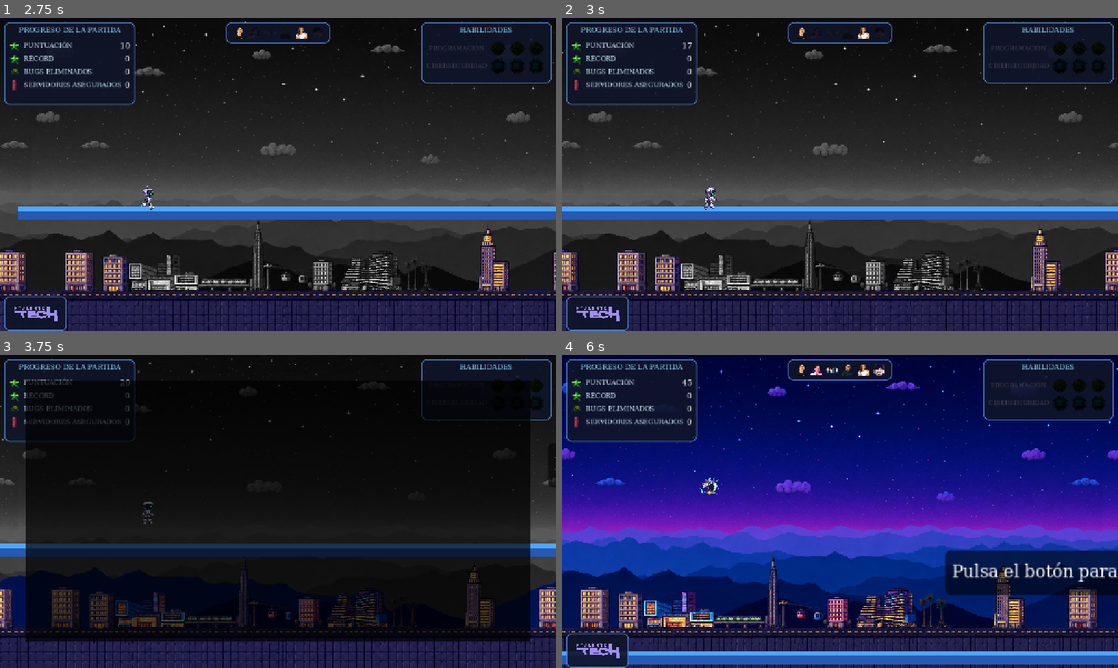
Above: before the commit, frames 1-4 (two rows, left to right).
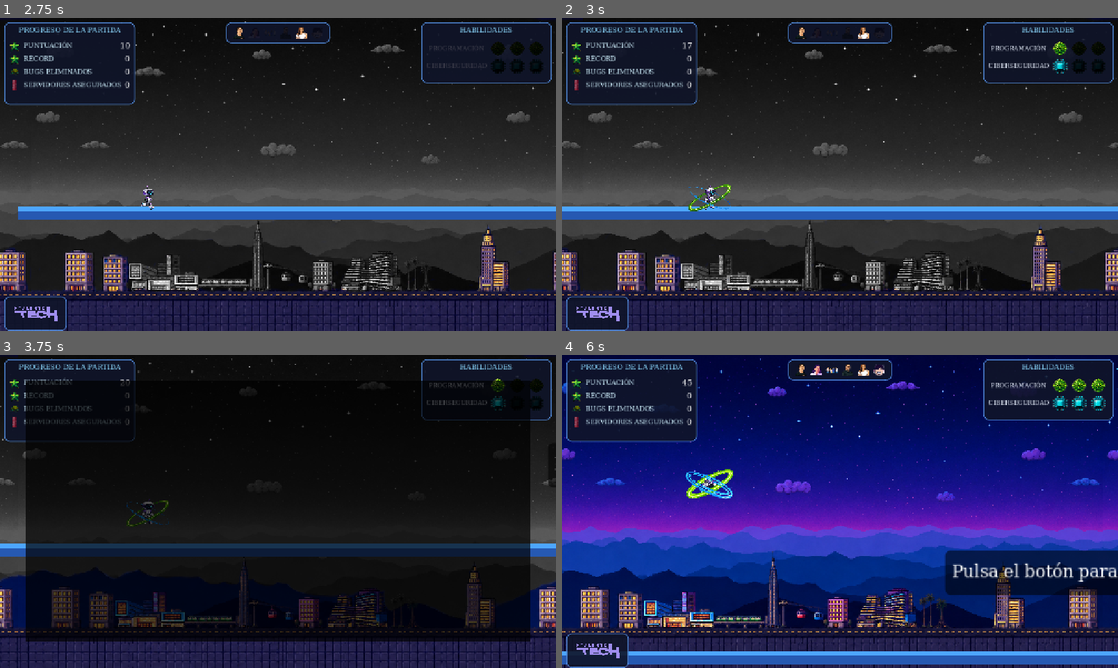
Above: after the commit, the same moments.

Repository: CentroCFJC/TalentoTech_VideoGame
Game: Godot game, scene res://scenes/Main.tscn
Two runs of this game, one before a commit and one after it. Both use one fixed random seed, a clock stepped at 60 frames per second and the inputs below.
Inputs:
- Up to frame 1 (2.75 s): tap Enter (ui_accept) at 0.5 s; tap V at 0.6, 1.55, 2.1 s; tap Space (jump) at 0.77, 1.52 s; tap P at 0.8, 1.35, 2.3 s
- Up to frame 2 (3 s): tap P at 2.85 s
- Up to frame 3 (3.75 s): tap Space (jump) at 3.02 s; tap V at 3.05, 3.6 s
- Up to frame 4 (6 s): tap Space (jump) at 3.77, 4.52 s; tap P at 3.8, 4.35, 5.3, 5.85 s; tap V at 4.55, 5.1 s

Frame 1 is identical in both runs. In frame 2, 0.6% of the frame differs, in the area x 22-91%, y 7-62%; in frame 3, 0.3%; in frame 4, 1.2%, in the area x 22-98%, y 7-46%.

Commit message:
feat: Implement skill ring system with stack management and update player mechanics

Diff:
--- a/scenes/Player.tscn
+++ b/scenes/Player.tscn
@@ -1,6 +1,7 @@
 [gd_scene load_steps=5 format=3 uid="uid://player001"]
 
 [ext_resource type="Script" path="res://scripts/Player.gd" id="1"]
+[ext_resource type="Script" path="res://scripts/SkillRingManager.gd" id="2"]
 [ext_resource type="AudioStream" path="res://assets/audio/fx/jump.mp3" id="3"]
 [ext_resource type="AudioStream" path="res://assets/audio/fx/double_jump.mp3" id="4"]
 
@@ -12,6 +13,9 @@
 collision_mask = 18
 z_index = 1
 script = ExtResource("1")
+
+[node name="SkillRingManager" type="Node2D" parent="."]
+script = ExtResource("2")
 
 [node name="AnimatedSprite2D" type="AnimatedSprite2D" parent="."]
 position = Vector2(0, -4.5)
--- a/scripts/HUD.gd
+++ b/scripts/HUD.gd
@@ -624,7 +624,7 @@
 	else:
 		data.label.add_theme_color_override("font_color", Color(0.25, 0.25, 0.3, 1.0))
 
-func _on_powerup_changed(type: String, active: bool) -> void:
+func _on_powerup_changed(type: String, _stacks: int) -> void:
 	_update_skill_row(type)
 
 func _on_max_stacks_changed(value: int) -> void:
--- a/scripts/Player.gd
+++ b/scripts/Player.gd
@@ -34,7 +34,7 @@
 var jumps_remaining: int = MAX_JUMPS
 var _jump_lockout_timer: float = 0.0
 
-signal powerup_changed(type: String, active: bool)
+signal powerup_changed(type: String, stacks: int)
 
 # Get gravity from project settings
 var gravity: float = ProjectSettings.get_setting("physics/2d/default_gravity")
@@ -43,6 +43,7 @@
 @onready var collision_shape: CollisionShape2D = $CollisionShape2D
 @onready var jump_sfx: AudioStreamPlayer2D = $JumpSFX
 @onready var double_jump_sfx: AudioStreamPlayer2D = $DoubleJumpSFX
+@onready var skill_ring_manager: Node2D = $SkillRingManager
 
 func _ready() -> void:
 	add_to_group("player")
@@ -91,6 +92,7 @@
 			if sprite:
 				sprite.modulate = Color.WHITE
 				sprite.play("run")
+			_update_skill_rings()
 			set_physics_process(true)
 		GameManager.State.TITLE:
 			set_physics_process(false)
@@ -99,16 +101,29 @@
 			set_physics_process(false)
 			visible = false
 
-# ── DEBUG: Simula la obtención de una key con la tecla V ─────
-# Eliminar este bloque antes de la versión final.
+# ── DEBUG: Simula powerups con teclas ─────
 func _unhandled_input(event: InputEvent) -> void:
-	if not (event is InputEventKey and event.keycode == KEY_V and event.pressed and not event.echo):
+	if not (event is InputEventKey and event.pressed and not event.echo):
 		return
 	if GameManager.current_state != GameManager.State.PLAYING:
 		return
-	if GameManager.keys_collected >= 6:
-		return
-	apply_powerup("key", 0.0)
+
+	match event.keycode:
+		KEY_V:
+			if GameManager.keys_collected >= 6:
+				return
+			apply_powerup("key", 0.0)
+		KEY_P:
+			var code_stacks := GameManager.GetStackCount("code")
+			var cpu_stacks := GameManager.GetStackCount("cpu")
+			if code_stacks >= GameManager.max_stacks_per_powerup and cpu_stacks >= GameManager.max_stacks_per_powerup:
+				GameManager.ResetAllStacks()
+			else:
+				GameManager.AddStack("code")
+				GameManager.AddStack("cpu")
+			_update_skill_rings()
+			emit_signal("powerup_changed", "code", GameManager.GetStackCount("code"))
+			emit_signal("powerup_changed", "cpu", GameManager.GetStackCount("cpu"))
 # ── END DEBUG ──
 
 func _process(delta: float) -> void:
@@ -310,6 +325,7 @@
 	if is_dead:
 		return
 	is_dead = true
+	_clear_skill_rings()
 	if cause == "fall":
 		GameManager.on_player_death(cause)
 		return
@@ -336,7 +352,9 @@
 		return false
 	var powerup_type: String = _cause_to_powerup.get(cause, "")
 	if powerup_type != "" and GameManager.ConsumeStack(powerup_type):
-		emit_signal("powerup_changed", powerup_type, GameManager.GetStackCount(powerup_type) > 0)
+		var stacks := GameManager.GetStackCount(powerup_type)
+		emit_signal("powerup_changed", powerup_type, stacks)
+		_update_skill_rings()
 		return true
 	die(cause)
 	return false
@@ -350,9 +368,21 @@
 		"code", "cpu":
 			SFXManager.play("correct-game-show-alert-499485")
 			GameManager.AddStack(type)
-			emit_signal("powerup_changed", type, GameManager.GetStackCount(type) > 0)
+			var stacks := GameManager.GetStackCount(type)
+			emit_signal("powerup_changed", type, stacks)
+			_update_skill_rings()
 		"key":
 			SFXManager.play("correct-game-show-alert-499485")
 			GameManager.keys_collected += 1
 			GameManager.keys_changed.emit(GameManager.keys_collected)
 			emit_signal("video_key_collected")
+
+func _update_skill_rings() -> void:
+	if skill_ring_manager and is_instance_valid(skill_ring_manager):
+		skill_ring_manager.set_code_stacks(GameManager.GetStackCount("code"))
+		skill_ring_manager.set_cpu_stacks(GameManager.GetStackCount("cpu"))
+
+func _clear_skill_rings() -> void:
+	if skill_ring_manager and is_instance_valid(skill_ring_manager):
+		skill_ring_manager.set_code_stacks(0)
+		skill_ring_manager.set_cpu_stacks(0)
--- /dev/null
+++ b/scripts/SkillRing.gd
@@ -0,0 +1,104 @@
+extends Node2D
+
+## SkillRing — Aro de habilidad con sprites de assets/barreras/.
+## Recorta la mitad superior/inferior y centra automáticamente según el
+## contenido real (píxeles no transparentes) de la imagen completa,
+## para que ambos halves queden correctamente alineados.
+
+@export var color_prefix: String = "green"
+@export var half: String = "back"
+@export var sprite_scale: float = 0.165
+
+const BASE_PATH: String = "res://assets/barreras/"
+
+var _stacks: int = 0
+var _sprite: Sprite2D = null
+var _textures: Array[Texture2D] = []
+var _ref_center_y: float = 0.0
+
+func _ready() -> void:
+	_load_textures()
+	_sprite = Sprite2D.new()
+	_sprite.centered = false
+	_sprite.scale = Vector2(sprite_scale, sprite_scale)
+	add_child(_sprite)
+	visible = false
+	_compute_reference_y()
+
+func _load_textures() -> void:
+	_textures.resize(3)
+	for i in range(3):
+		var path: String = BASE_PATH + color_prefix + "-" + str(i + 1) + ".png"
+		if ResourceLoader.exists(path):
+			_textures[i] = load(path)
+
+func _content_center(img: Image) -> Vector2:
+	var w: int = img.get_width()
+	var h: int = img.get_height()
+	var min_x: int = w
+	var min_y: int = h
+	var max_x: int = 0
+	var max_y: int = 0
+	var found: bool = false
+	for y in range(h):
+		for x in range(w):
+			if img.get_pixel(x, y).a > 0.01:
+				if x < min_x: min_x = x
+				if y < min_y: min_y = y
+				if x > max_x: max_x = x
+				if y > max_y: max_y = y
+				found = true
+	if not found:
+		return Vector2(w / 2.0, h / 2.0)
+	return Vector2((min_x + max_x) / 2.0, (min_y + max_y) / 2.0)
+
+func _compute_reference_y() -> void:
+	var tex: Texture2D = _textures[0]
+	if not tex:
+		return
+	var img: Image = tex.get_image()
+	if not img:
+		return
+	_ref_center_y = _content_center(img).y
+
+func set_stacks(value: int) -> void:
+	value = clampi(value, 0, _textures.size())
+	if value == _stacks:
+		return
+	_stacks = value
+	visible = _stacks > 0 and _sprite != null
+	if _stacks > 0 and _sprite:
+		_apply_texture(_stacks - 1)
+
+func _apply_texture(idx: int) -> void:
+	var tex: Texture2D = _textures[idx]
+	if not tex:
+		return
+	var img: Image = tex.get_image()
+	if not img:
+		return
+
+	var w: int = img.get_width()
+	var full_h: int = img.get_height()
+	var half_h: int = full_h / 2
+	var region: Rect2i
+	if half == "back":
+		region = Rect2i(0, 0, w, half_h)
+	else:
+		region = Rect2i(0, half_h, w, full_h - half_h)
+	var cropped: Image = img.get_region(region)
+	if not cropped:
+		return
+
+	# X: centrado por nivel (cada PNG puede tener el contenido en X diferente)
+	# Y: centrado por referencia del nivel 1 (consistente entre niveles)
+	var cc: Vector2 = _content_center(img)
+	var pos_x: float = -cc.x * sprite_scale
+	var pos_y: float
+	if half == "back":
+		pos_y = -_ref_center_y * sprite_scale
+	else:
+		pos_y = (-_ref_center_y + half_h) * sprite_scale
+
+	_sprite.position = Vector2(pos_x, pos_y)
+	_sprite.texture = ImageTexture.create_from_image(cropped)
--- /dev/null
+++ b/scripts/SkillRingManager.gd
@@ -0,0 +1,41 @@
+extends Node2D
+
+## SkillRingManager — Gestiona los aros de habilidad del personaje.
+## Cada habilidad tiene dos mitades sprite (back y front) que se renderizan
+## detrás y delante del personaje respectivamente.
+
+const SkillRing := preload("res://scripts/SkillRing.gd")
+
+const RING_Y_OFFSET: float = 6.0
+
+func _ready() -> void:
+	_create_rings()
+
+func _create_rings() -> void:
+	_make_ring("CodeBack", "green", "back", -1)
+	_make_ring("CodeFront", "green", "front", 1)
+	_make_ring("CpuBack", "blue", "back", -1)
+	_make_ring("CpuFront", "blue", "front", 1)
+
+func _make_ring(name: String, prefix: String, half: String, z: int) -> SkillRing:
+	var ring := SkillRing.new()
+	ring.name = name
+	ring.color_prefix = prefix
+	ring.half = half
+	ring.position.y = RING_Y_OFFSET
+	ring.z_index = z
+	ring.z_as_relative = true
+	add_child(ring)
+	return ring
+
+func set_code_stacks(stacks: int) -> void:
+	for child in get_children():
+		var ring: SkillRing = child as SkillRing
+		if ring and "Code" in ring.name:
+			ring.set_stacks(stacks)
+
+func set_cpu_stacks(stacks: int) -> void:
+	for child in get_children():
+		var ring: SkillRing = child as SkillRing
+		if ring and "Cpu" in ring.name:
+			ring.set_stacks(stacks)
Binary file added: assets/barreras/blue-1.png
Not shown, added: assets/barreras/blue-1.png.import
Binary file added: assets/barreras/blue-2.png
Not shown, added: assets/barreras/blue-2.png.import
Binary file added: assets/barreras/blue-3.png
Not shown, added: assets/barreras/blue-3.png.import
Binary file added: assets/barreras/green-1.png
Not shown, added: assets/barreras/green-1.png.import
Binary file added: assets/barreras/green-2.png
Not shown, added: assets/barreras/green-2.png.import
Binary file added: assets/barreras/green-3.png
Not shown, added: assets/barreras/green-3.png.import
(and 4 more such lines)
